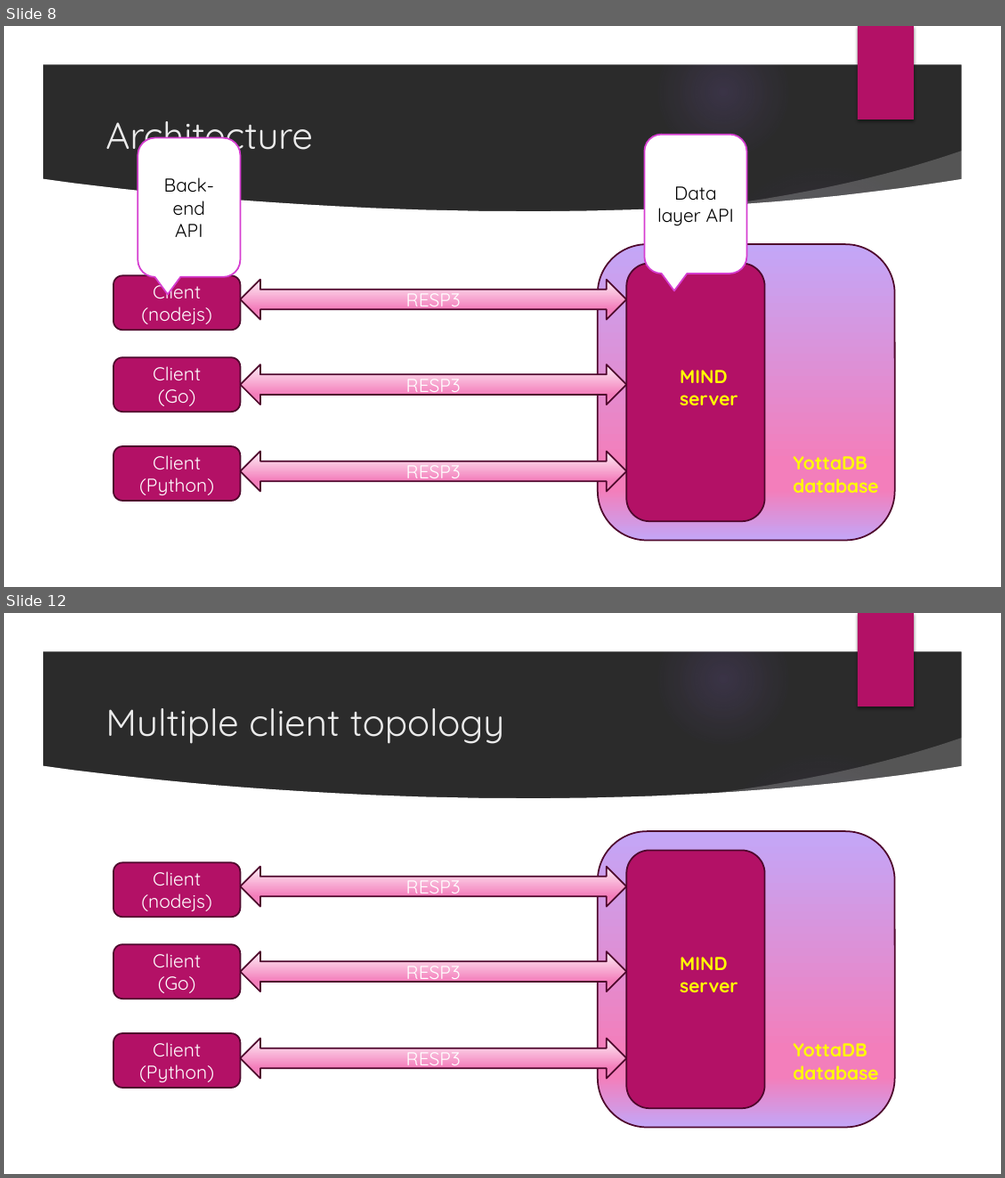
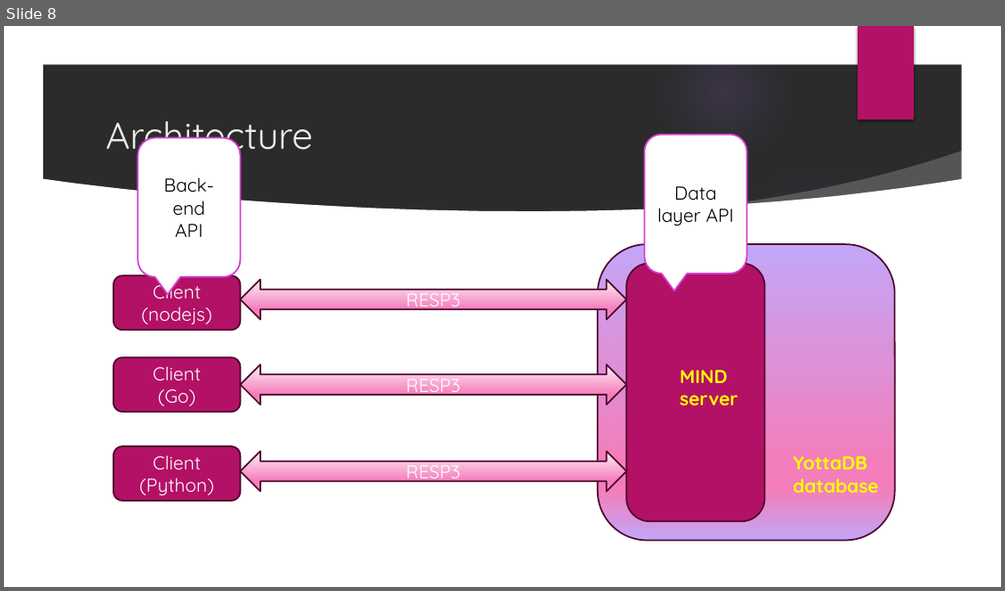
Before and after one commit to mind4yottadb/mind-server, a slide deck: docs/slides/def1.pptx. Shown one above the other, each under a label of ours: slides 8 and 12 before the commit, slide 8 after it; the slides between them are not shown. The pictures are 1005x1178 and 1005x591 pixels, drawn with LibreOffice and Linux fonts; fonts in the diff are those of the drawing; background and template pictures are left out; a plain dark background stands for a picture behind light text. Boxes give left, top, right and bottom in pixels: in the first picture for what was removed or moved away, otherwise in the second. Text is boxed around its words. In the diff, an @@ line names an element or a change of style, - is before the commit and + after.

```diff
--- a/docs/slides/def1.pptx
+++ b/docs/slides/def1.pptx
@@ slide 12 removed at [4, 613, 1001, 1174], background picture (left out); not listed: 9 template elements that a slide beside it also shows @@
@@ title removed at [105, 708, 504, 744] @@
-Multiple client topology
@@ rounded rectangle removed at [598, 831, 895, 1127] @@
@@ rounded rectangle removed at [626, 850, 764, 1108] @@
@@ rounded rectangle removed at [113, 863, 241, 916] @@
-Client
-(nodejs)
@@ left right arrow removed at [241, 867, 627, 907] @@
-RESP3
@@ rounded rectangle removed at [113, 944, 241, 998] @@
-Client
-(Go)
@@ left right arrow removed at [241, 952, 627, 992] @@
-RESP3
@@ text removed at [680, 957, 737, 993] @@
-MIND server
@@ rounded rectangle removed at [113, 1033, 241, 1087] @@
-Client
-(Python)
@@ left right arrow removed at [241, 1038, 627, 1078] @@
-RESP3
@@ text removed at [793, 1043, 878, 1079] @@
-YottaDB
-database
```
Also in this commit, not shown: 3 slides changed, 2 slides added, 2 other slides removed.
